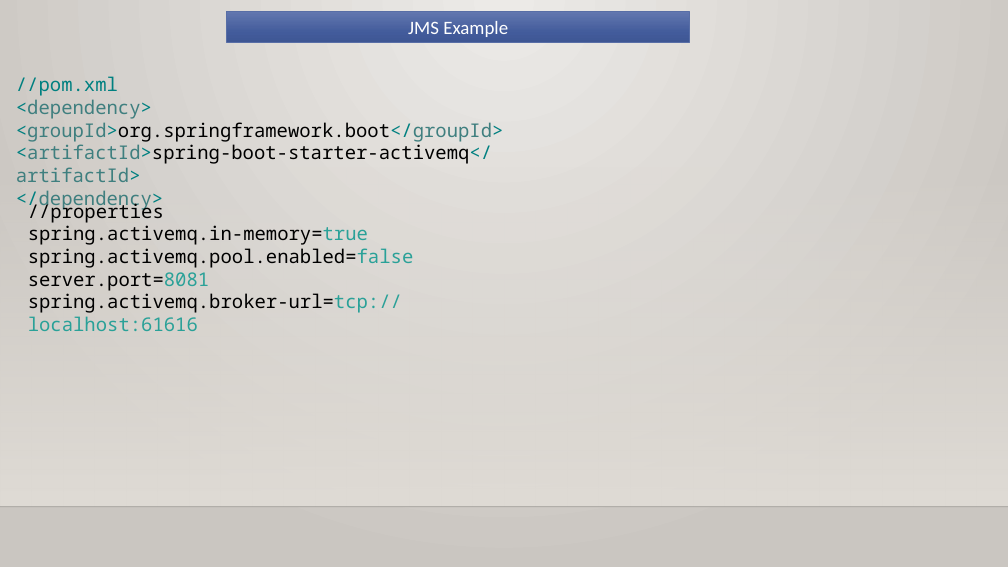
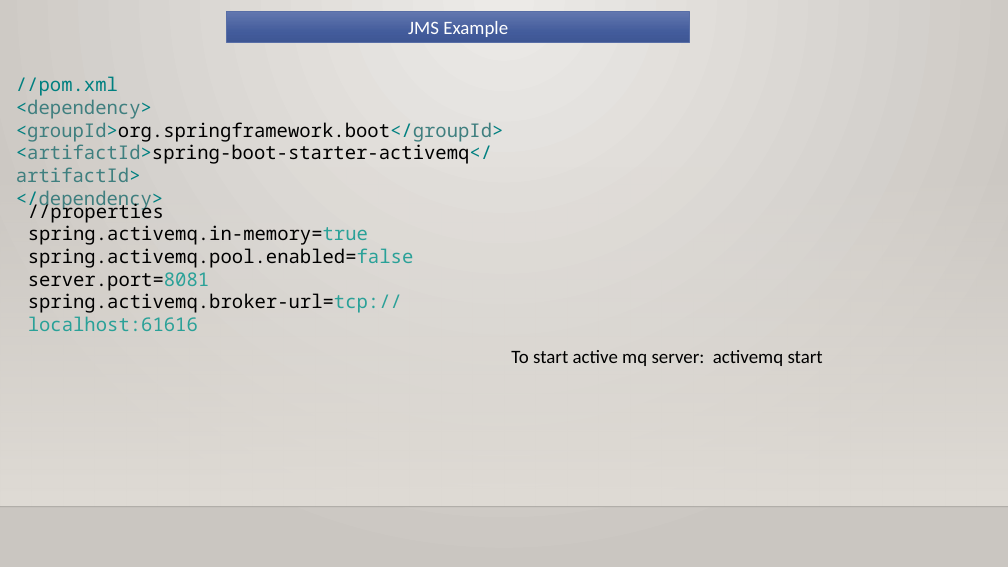
Before and after one commit to radhavkrishna1994/SB_MSA_May_2022, a slide deck: slide 9 of ppts/JMS_SpringBoot.pptx. Drawn at 1008x567 pixels with LibreOffice and Linux fonts; fonts in the diff are those of the drawing; background and template pictures are left out. Boxes give left, top, right and bottom in pixels: in the first picture for what was removed or moved away, otherwise in the second. Text is boxed around its words. In the diff, an @@ line names an element or a change of style, - is before the commit and + after.

```diff
--- a/ppts/JMS_SpringBoot.pptx
+++ b/ppts/JMS_SpringBoot.pptx
@@ text added at (511, 350, 823, 366), 18 pt, text #000000 @@
+To start active mq server: activemq start
```
Also in this commit, not shown: 1 other file.
